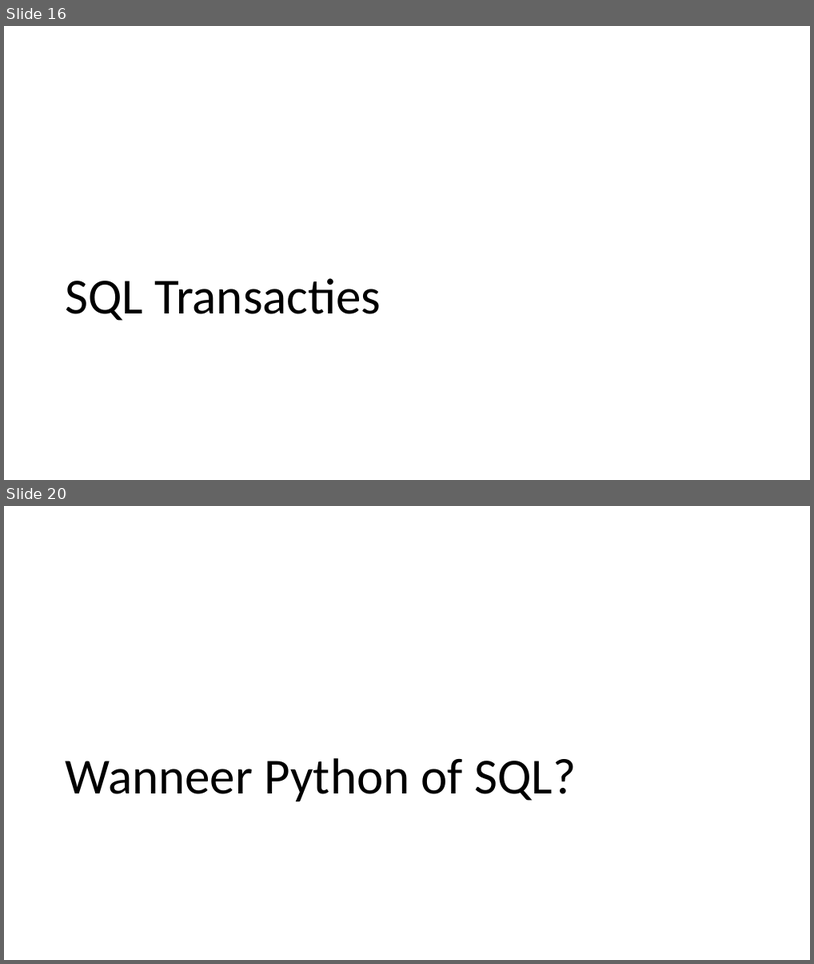
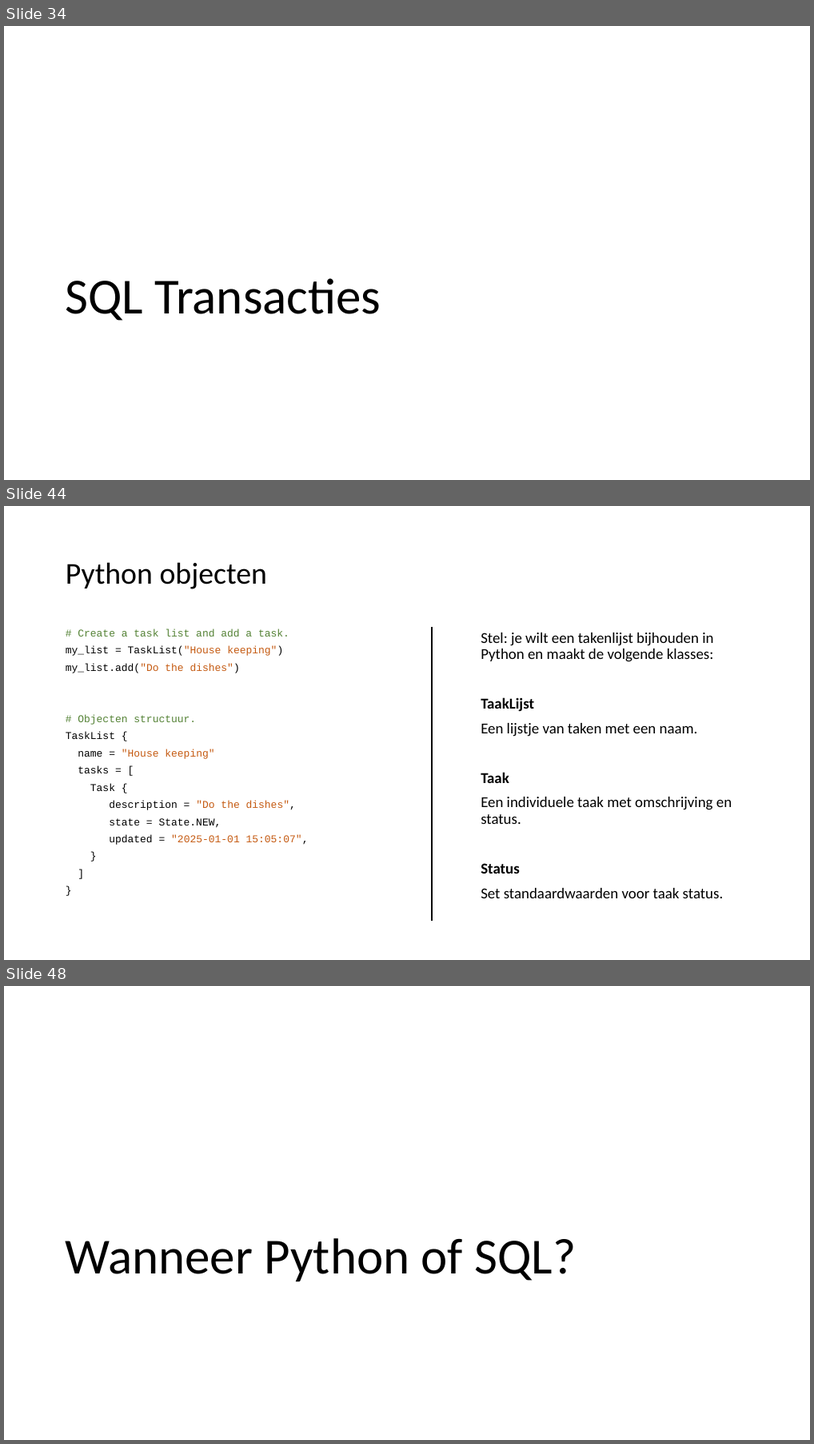
Before and after one commit to LFKoning/knowledge-sharing, a slide deck: sql_course/3_python/3_python.pptx. Shown one above the other, each under a label of ours: slides 16 and 20 before the commit, slides 34, 44 and 48 after it; the slides between them are not shown. The pictures are 814x964 and 814x1444 pixels, drawn with LibreOffice and Linux fonts; fonts in the diff are those of the drawing. Boxes give left, top, right and bottom in pixels: in the first picture for what was removed or moved away, otherwise in the second. Text is boxed around its words. In the diff, an @@ line names an element or a change of style, - is before the commit and + after.

```diff
--- a/sql_course/3_python/3_python.pptx
+++ b/sql_course/3_python/3_python.pptx
@@ slide 44 added at (x1=4, y1=506, x2=810, y2=960), background #FFFFFF @@
@@ title added at (x1=66, y1=562, x2=267, y2=589), 36 pt, text #000000 @@
+Python objecten
@@ text added at (x1=66, y1=629, x2=309, y2=844), 12.4 pt, text #000000 @@
+# Create a task list and add a task.
+my_list = TaskList("House keeping")
+my_list.add("Do the dishes")
+# Objecten structuur.
+TaskList {
+name = "House keeping"
+tasks = [
+Task {
+description = "Do the dishes",
+state = State.NEW,
+updated = "2025-01-01 15:05:07",
+}
+]
+}
@@ line added from (432, 627) to (432, 920), #000000 1.5 pt @@
@@ text added at (x1=481, y1=632, x2=732, y2=898), 18 pt, text #000000 @@
+Stel: je wilt een takenlijst bijhouden in Python en maakt de volgende klasses:
+TaakLijst
+Een lijstje van taken met een naam.
+Taak
+Een individuele taak met omschrijving en status.
+Status
+Set standaardwaarden voor taak status.
@@ what was slide 16 is now slide 34 @@
@@ what was slide 20 is now slide 48 @@
```
Also in this commit, not shown: 12 slides changed, 30 other slides added, 3 slides removed, 11 other files.
